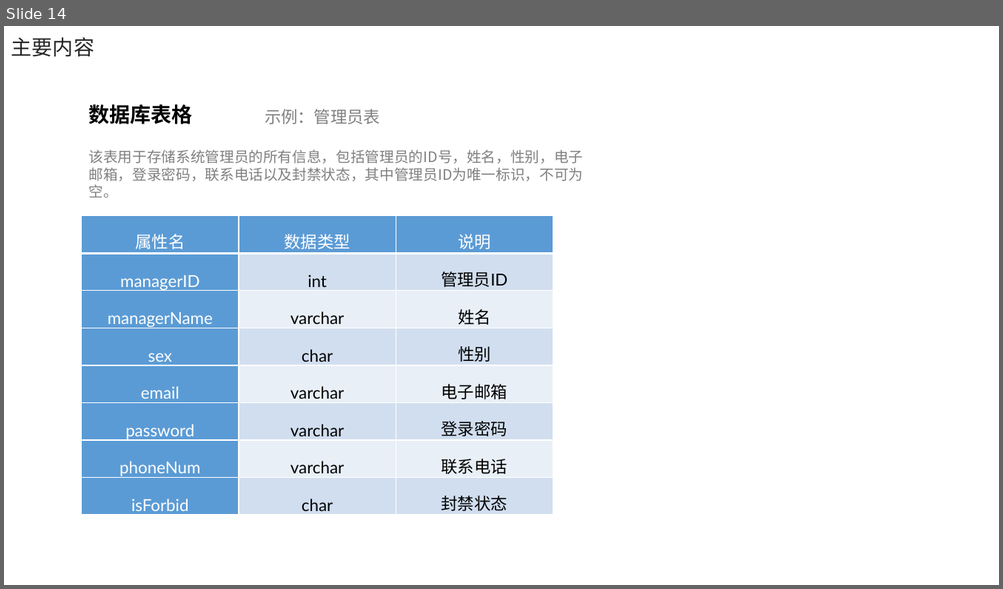
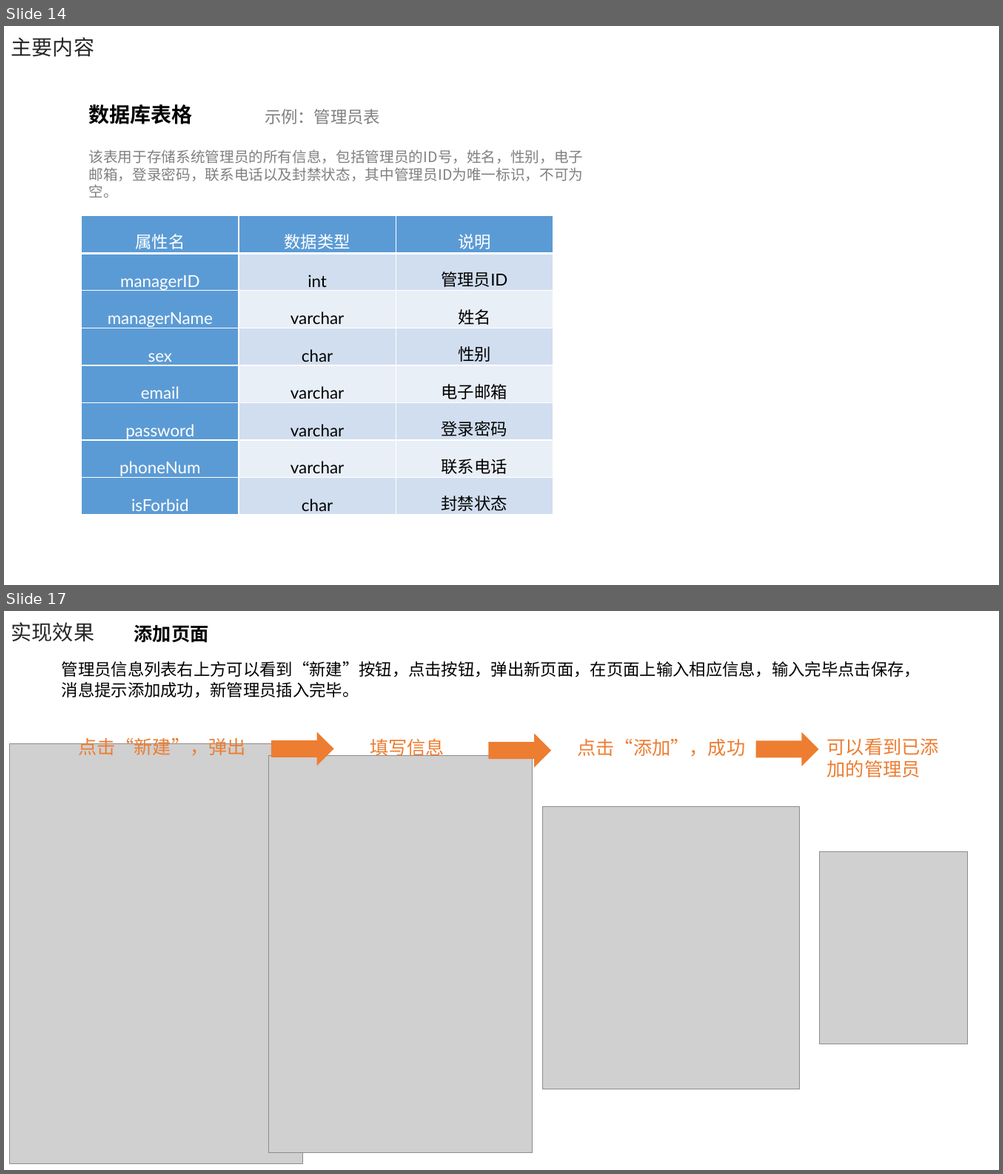
Before and after one commit to electronic-shopping-mall/liuyue, a slide deck: 答辩PPT.pptx. Shown one above the other, each under a label of ours: slide 14 before the commit, slides 14 and 17 after it; the slides between them are not shown. The pictures are 1003x589 and 1003x1174 pixels, drawn with LibreOffice and Linux fonts; fonts in the diff are those of the drawing; grey boxes stand for pictures; background and template pictures are left out. Boxes give left, top, right and bottom in pixels: in the first picture for what was removed or moved away, otherwise in the second. Text is boxed around its words. In the diff, an @@ line names an element or a change of style, - is before the commit and + after.

Commit message:
效果修改

```diff
--- a/答辩PPT.pptx
+++ b/答辩PPT.pptx
@@ slide 17 added at (4,611,999,1170), background #FFFFFF @@
@@ text added at (11,622,94,642), 20 pt, text #262626 @@
+实现效果
@@ text added at (134,625,209,643), 18 pt, text #000000, bold @@
+添加页面
@@ text added at (62,661,920,698), 16 pt, text #000000 @@
+管理员信息列表右上方可以看到“新建”按钮，点击按钮，弹出新页面，在页面上输入相应信息，输入完毕点击保存，消息提示添加成功，新管理员插入完毕。
@@ text added at (78,735,246,756), 18 pt, text #ED7D31 @@
+点击“新建”，弹出
@@ right arrow added at (271,732,334,766), fill #ED7D31 @@
@@ text added at (370,738,444,759), 18 pt, text #ED7D31 @@
+填写信息
@@ right arrow added at (488,733,551,768), fill #ED7D31 @@
@@ text added at (577,739,745,757), 18 pt, text #ED7D31 @@
+点击“添加”，成功
@@ right arrow added at (756,732,819,767), fill #ED7D31 @@
@@ text added at (827,738,939,777), 18 pt, text #ED7D31 @@
+可以看到已添加的管理员
@@ picture added at (10,744,302,1165) @@
@@ picture added at (269,756,532,1153) @@
@@ picture added at (542,806,800,1089) @@
@@ picture added at (819,852,967,1045) @@
```
Also in this commit, not shown: 6 slides changed, 3 slides removed.
